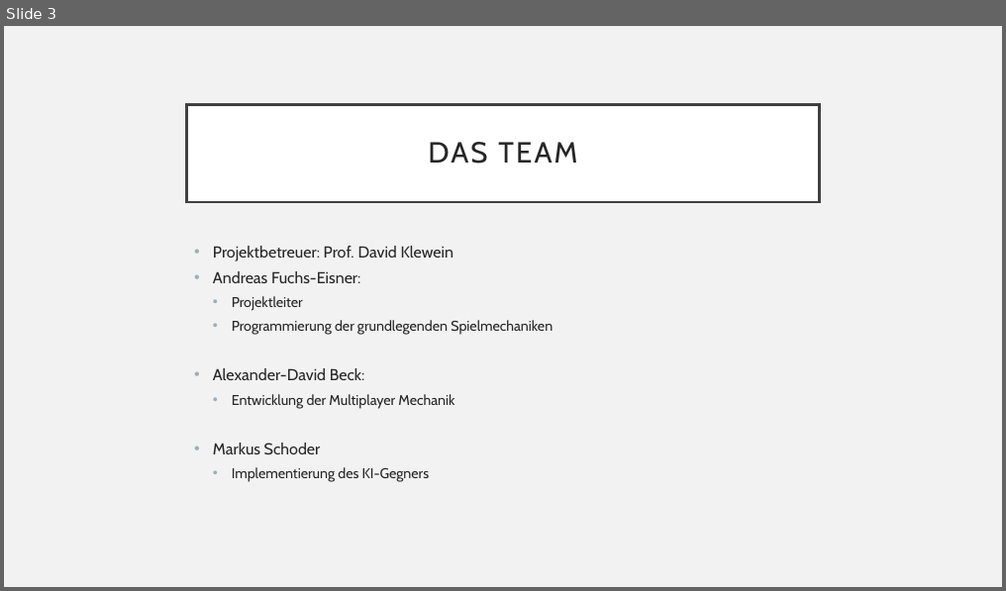
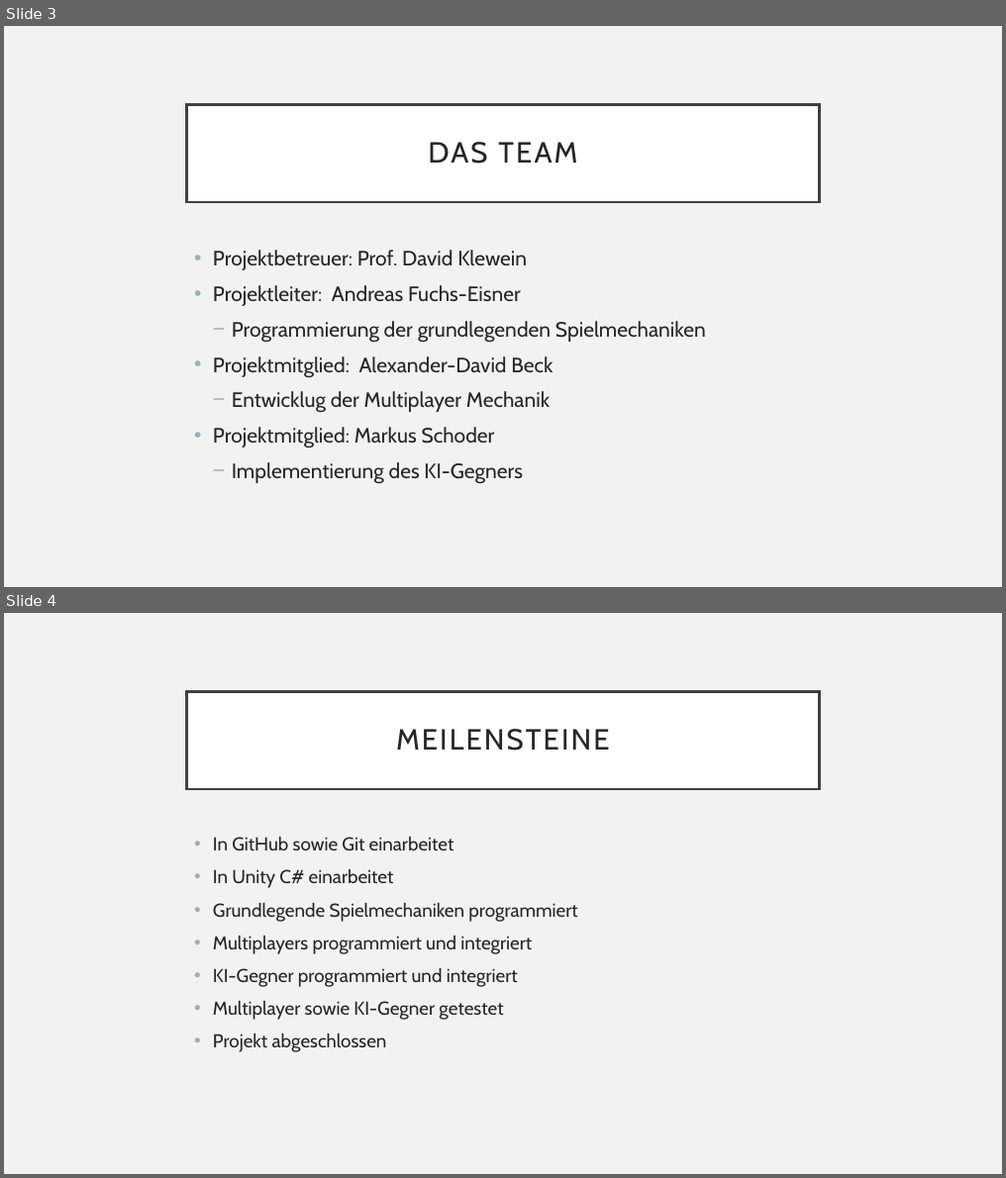
Before and after one commit to AlexanderDavidBeck/Schach, a slide deck: Presentation.pptx. Shown one above the other, each under a label of ours: slide 3 before the commit, slides 3 and 4 after it. The pictures are 1006x591 and 1006x1178 pixels, drawn with LibreOffice and Linux fonts; fonts in the diff are those of the drawing. Boxes give left, top, right and bottom in pixels: in the first picture for what was removed or moved away, otherwise in the second. Text is boxed around its words. In the diff, an @@ line names an element or a change of style, - is before the commit and + after.

Commit message:
Updated Projekt Schad.md finished the presentation

```diff
--- a/Presentation.pptx
+++ b/Presentation.pptx
@@ slide 4 added at (x1=4, y1=613, x2=1002, y2=1174), background #F2F2F2 @@
@@ title added at (x1=187, y1=691, x2=819, y2=789), fill #FFFFFF, outline #404040 2.5 pt, 28 pt, text #262626 @@
+MEILENSTEINE
@@ text added at (x1=213, y1=837, x2=577, y2=1053), 18 pt, text #262626 @@
+• In GitHub sowie Git einarbeitet
+• In Unity C# einarbeitet
+• Grundlegende Spielmechaniken programmiert
+• Multiplayers programmiert und integriert
+• KI-Gegner programmiert und integriert
+• Multiplayer sowie KI-Gegner getestet
+• Projekt abgeschlossen
@@ slide 3 changed as well @@
@@ text at (x1=213, y1=250, x2=706, y2=484): size 15.3 to 20 pt in "Projektbetreuer: Prof. David Klewein"; size 13.6 to 20 pt in "Programmierung der grundlegenden Spielmechaniken", "Implementierung des KI-Gegners"; line spacing 0.8 to 1; bullet • to − @@
@@ text at (x1=213, y1=285, x2=521, y2=306): text changed; size 15.3 to 20 pt @@
-• Andreas Fuchs-Eisner:
-  • Projektleiter
+• Projektleiter: Andreas Fuchs-Eisner
@@ text at (x1=213, y1=357, x2=552, y2=449): text changed; size 15.3 to 20 pt @@
-• Alexander-David Beck:
-  • Entwicklung der Multiplayer Mechanik
-• Markus Schoder
+• Projektmitglied: Alexander-David Beck
+  − Entwicklug der Multiplayer Mechanik
+• Projektmitglied: Markus Schoder
```
Also in this commit, not shown: 1 other slide changed, 4 other slides added, 1 slide removed, 1 other file.
